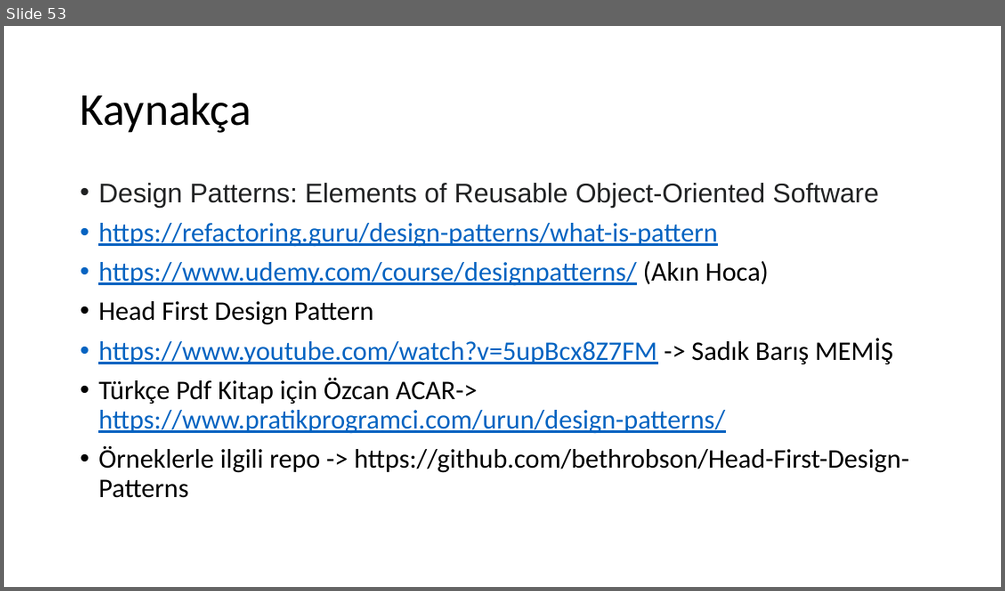
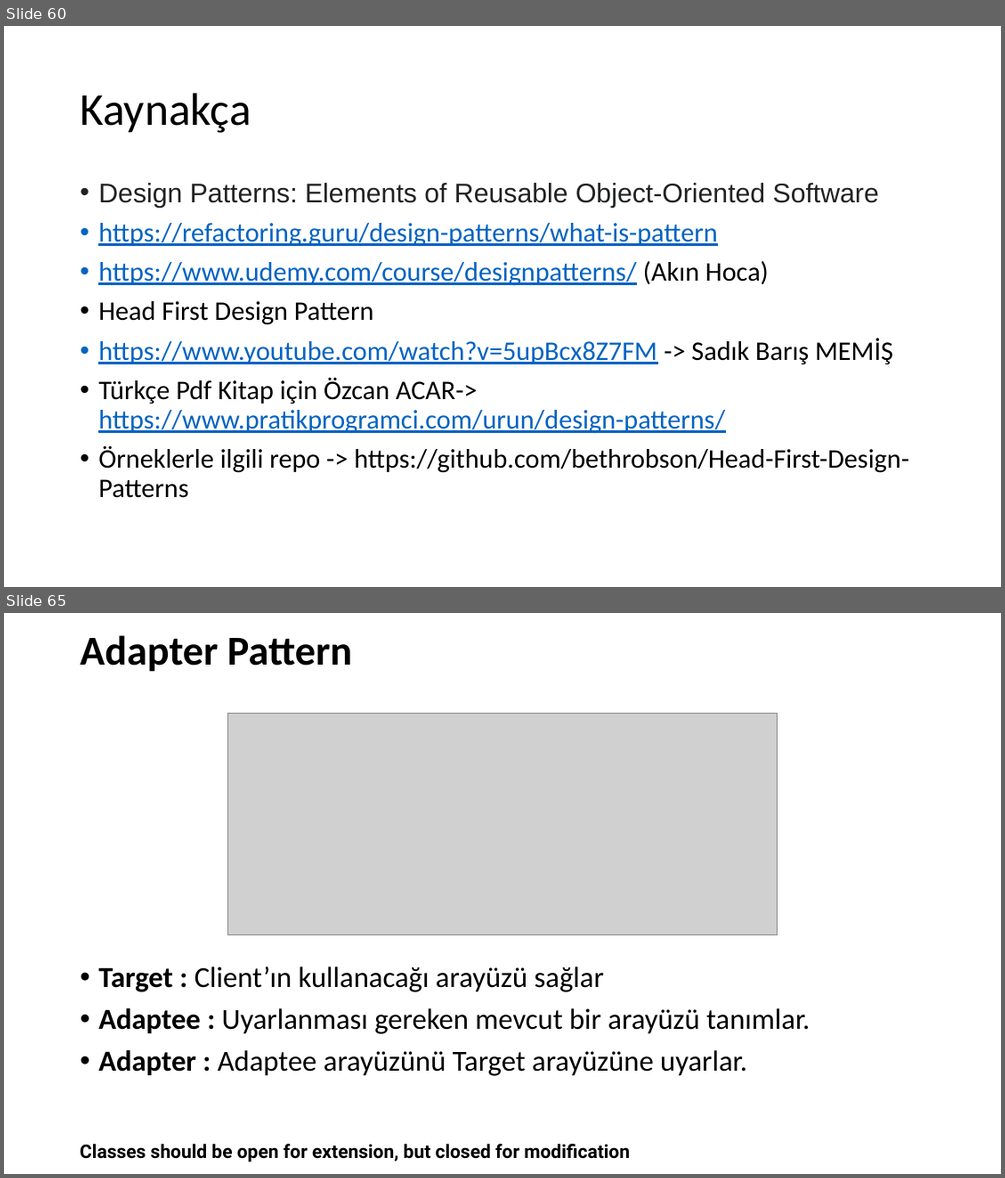
Before and after one commit to umiitkose/DesignPattern-Umiitkose, a slide deck: Tasarımdesenleri.pptx. Shown one above the other, each under a label of ours: slide 53 before the commit, slides 60 and 65 after it; the slides between them are not shown. The pictures are 1005x591 and 1005x1178 pixels, drawn with LibreOffice and Linux fonts; fonts in the diff are those of the drawing; grey boxes stand for pictures. Boxes give left, top, right and bottom in pixels: in the first picture for what was removed or moved away, otherwise in the second. Text is boxed around its words. In the diff, an @@ line names an element or a change of style, - is before the commit and + after.

Commit message:
add design pattern

```diff
--- a/Tasarımdesenleri.pptx
+++ b/Tasarımdesenleri.pptx
@@ slide 65 added at <box>4,613,1001,1174</box>, background #FFFFFF @@
@@ title added at <box>80,635,352,672</box>, 39.6 pt, text #000000, bold @@
+Adapter Pattern
@@ picture added at <box>227,714,777,934</box> @@
@@ text added at <box>98,966,809,1076</box>, 28 pt, text #000000 @@
+• Target : Client’ın kullanacağı arayüzü sağlar
+• Adaptee : Uyarlanması gereken mevcut bir arayüzü tanımlar.
+• Adapter : Adaptee arayüzünü Target arayüzüne uyarlar.
@@ text added at <box>80,1143,630,1162</box>, 18 pt, text #000000, bold @@
+Classes should be open for extension, but closed for modification
@@ what was slide 53 is now slide 60 @@
```
Also in this commit, not shown: 21 other slides added.
